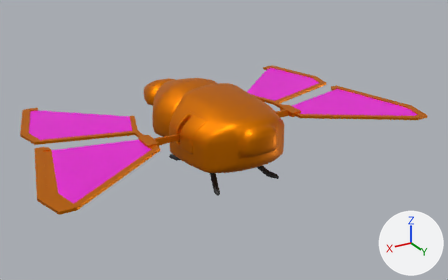
The FBX model Assets/Art/Models/Moth.fbx, before and after one commit.
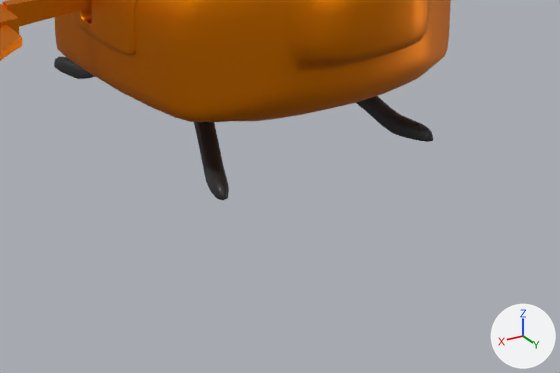
There are two pictures of each version: one whole from a 50 mm camera at (7.69, 12.75, 5.94) aimed at (-0.36, -0.65, -0.76), one close up on the part from 34% to 70% of the width and 49% to 88% of the height. Arrows for +X, +Y and +Z are at lower right; the lights stay in place. Where no turn or scale is listed for an object, it has been applied to the vertices.

Objects in the first close-up: 'Korpus', 'nogi', 'skrzydlo_prawe'.
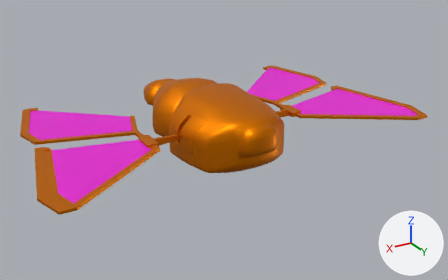
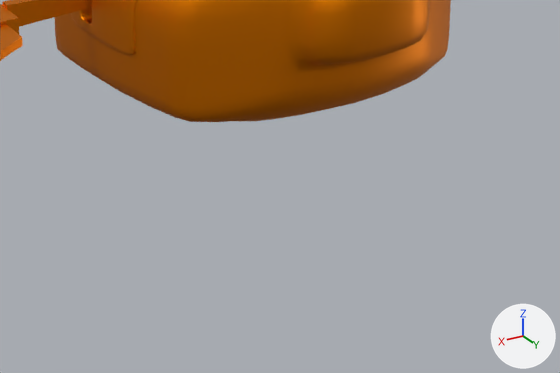
What differs and where, as boxes [x1, y1, x2, y2] in the close-ups (560 x 373 px):
'nogi', deleted (black)
    before: [54, 57, 433, 201]

Patch to the scene script:
```diff
--- a/Assets/Art/Models/Moth.fbx.py
+++ b/Assets/Art/Models/Moth.fbx.py
@@ ob_nogi @@
-ob_nogi = bpy.data.objects.new('nogi', me_cube_005)
-ob_nogi.location = (0.0, 0.0, 0.0)
```
